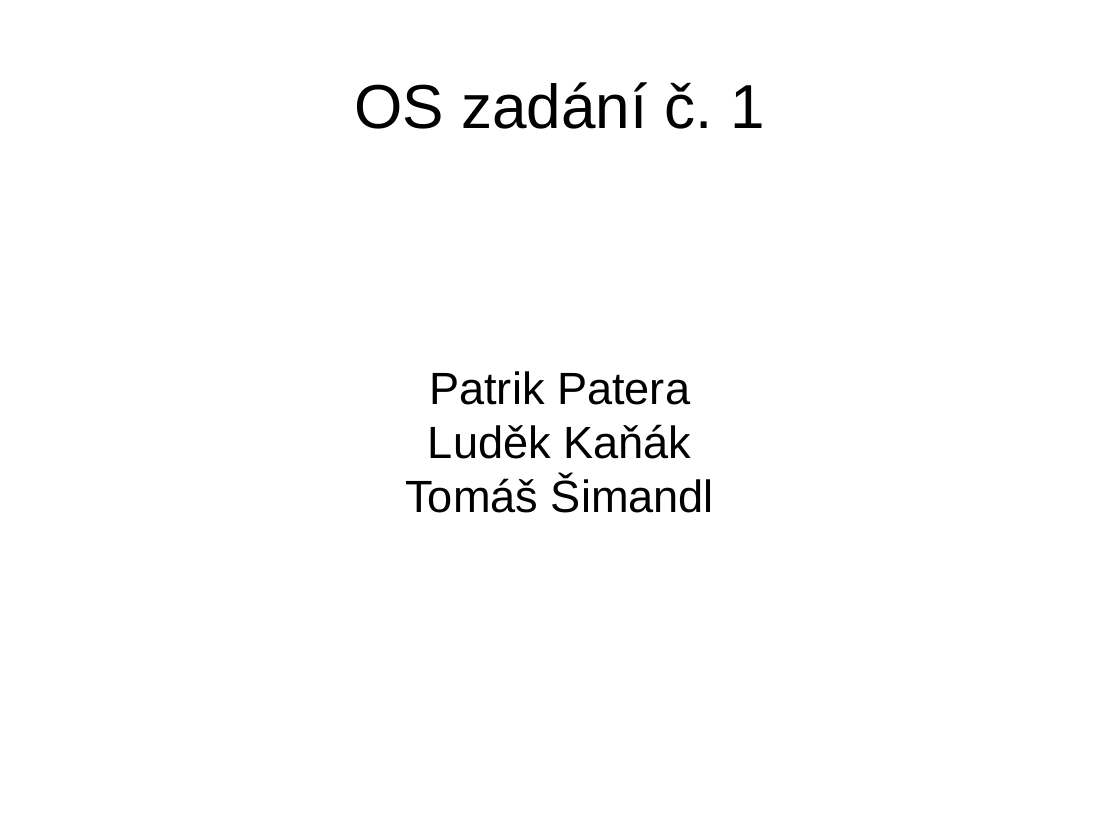
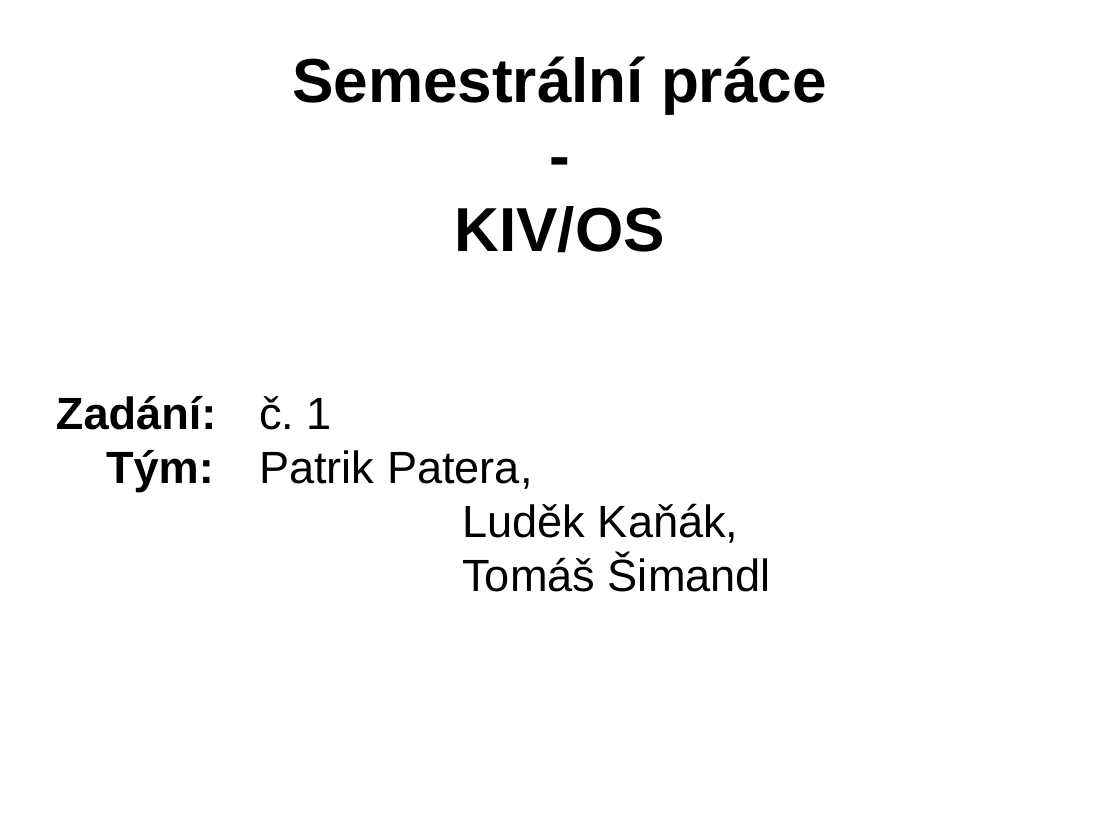
Before and after one commit to pornosaur/KIV-OS, a slide deck: slide 1 of doc/prezentace.odp. Drawn at 1120x840 pixels with LibreOffice and Linux fonts; fonts in the diff are those of the drawing. Boxes give left, top, right and bottom in pixels: in the first picture for what was removed or moved away, otherwise in the second. Text is boxed around its words. In the diff, an @@ line names an element or a change of style, - is before the commit and + after.

```diff
--- a/doc/prezentace.odp
+++ b/doc/prezentace.odp
@@ title added at bbox=[292, 56, 827, 253], 44 pt, text #000000, bold @@
+Semestrální práce
+-
+KIV/OS
@@ title removed at bbox=[354, 82, 765, 129] @@
-OS zadání č. 1
@@ subtitle "Zadání: č. 1": place and size @@
-subtitle "Zadání: č. 1" at bbox=[405, 371, 714, 513]
+subtitle "Zadání: č. 1" at bbox=[56, 396, 771, 592]
@@ subtitle at bbox=[56, 396, 739, 543]: text changed @@
-Patrik Patera
-Luděk Kaňák
+Zadání: č. 1
+Tým: Patrik Patera,
+Luděk Kaňák,
@@ subtitle at bbox=[462, 556, 771, 592]: alignment centre to left @@
```
Also in this commit, not shown: 3 other slides changed, 4 slides added, 2 slides removed, 2 other files.
